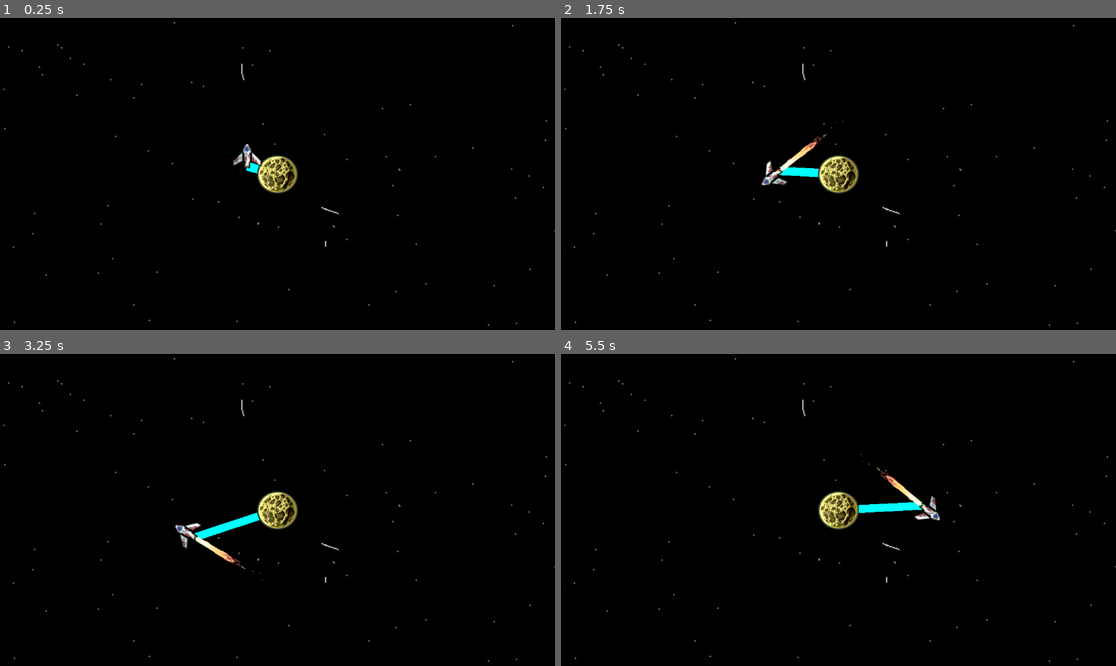
Above: before the commit, frames 1-4 (two rows, left to right).
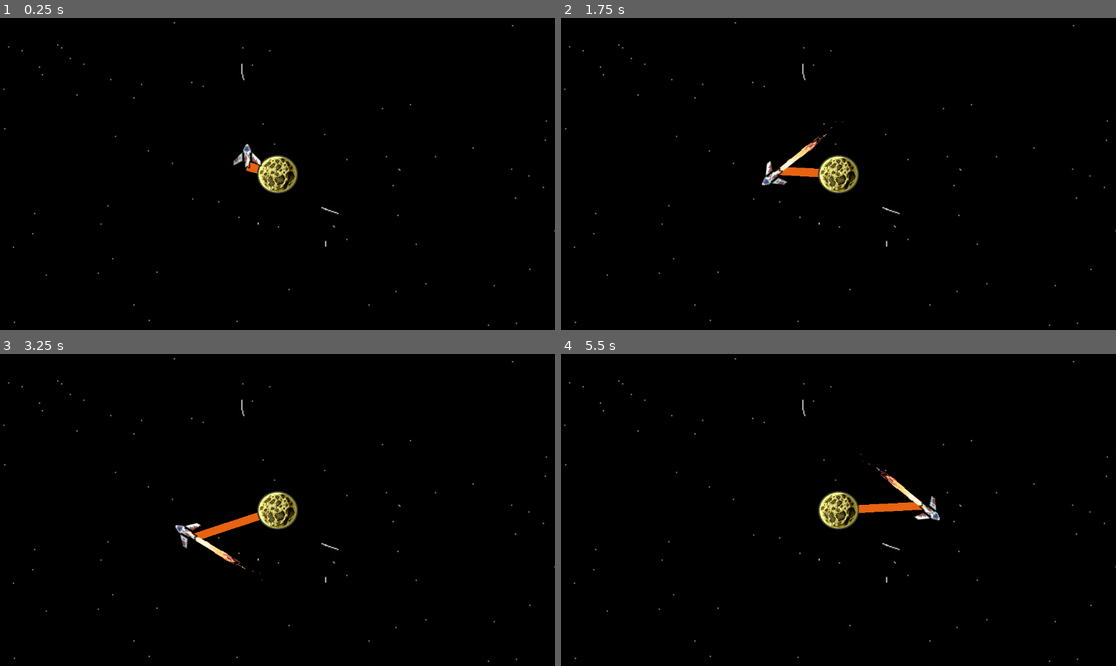
Above: after the commit, the same moments.

Repository: Fila2224/bounce-back
Game: Godot game, scene res://scenes/main_scene.tscn
Two runs of this game, one before a commit and one after it. Both use one fixed random seed, a clock stepped at 60 frames per second and the inputs below.
Inputs:
- Up to frame 1 (0.25 s): no input
- Up to frame 2 (1.75 s): hold D (right) 0.53-1.28 s; tap Space (blip) at 0.6, 1.35 s; hold S (down) from 1.28 s (still down)
- Up to frame 3 (3.25 s): release S (down) at 2.03 s; hold D (right) 2.03-2.78 s; tap Space (blip) at 2.1, 2.85 s; hold Up (up) from 2.78 s (still down)
- Up to frame 4 (5.5 s): release Up (up) at 3.53 s; hold Left (left) 3.53-5.03 s; tap Space (blip) at 3.6, 4.35, 5.1 s; hold S (down) from 5.03 s (still down)

The runs differ from the first frame. In frame 1, less than 0.1% of the frame differs, in the area x 44-47%, y 46-50%; in frame 2, 0.2%; in frame 3, 0.3%, in the area x 34-47%, y 50-61%; in frame 4, 0.3%.

Commit message:
color

Diff:
--- a/scenes/main_scene.tscn
+++ b/scenes/main_scene.tscn
@@ -26,5 +26,5 @@
 
 [node name="Line2D" type="Line2D" parent="." unique_id=665155692 groups=["line"]]
 z_index = -5
-default_color = Color(0, 1, 1, 1)
+default_color = Color(1, 0.43137255, 0.078431375, 0.9019608)
 script = ExtResource("4_pu3yx")
--- a/scenes/rocket.tscn
+++ b/scenes/rocket.tscn
@@ -169,18 +169,11 @@
 atlas = ExtResource("3_fj03e")
 region = Rect2(0, 0, 48, 48)
 
-[sub_resource type="AtlasTexture" id="AtlasTexture_agf72"]
-atlas = ExtResource("3_fj03e")
-region = Rect2(0, 0, 48, 48)
-
 [sub_resource type="SpriteFrames" id="SpriteFrames_073cp"]
 animations = [{
 "frames": [{
 "duration": 1.0,
 "texture": SubResource("AtlasTexture_dkv7l")
-}, {
-"duration": 1.0,
-"texture": SubResource("AtlasTexture_agf72")
 }],
 "loop": 1,
 "name": &"default",
@@ -203,7 +196,6 @@
 
 [node name="AnimatedSprite2D" type="AnimatedSprite2D" parent="." unique_id=710762449]
 sprite_frames = SubResource("SpriteFrames_073cp")
-autoplay = "default"
 
 [node name="connector" type="Node2D" parent="." unique_id=1620100182]
 position = Vector2(0, 11)
--- a/scenes/rope.tscn
+++ /dev/null
@@ -1,22 +0,0 @@
-[gd_scene load_steps=2 format=3 uid="uid://drgwwykb7qvcs"]
-
-[sub_resource type="GDScript" id="GDScript_wmsjs"]
-script/source = "extends Line2D
-
-@export var rocket: CharacterBody2D
-
-# Called when the node enters the scene tree for the first time.
-func _ready() -> void:
-	pass # Replace with function body.
-
-
-# Called every frame. 'delta' is the elapsed time since the previous frame.
-func _process(delta: float) -> void:
-	pass
-"
-
-[node name="Line2D" type="Line2D"]
-points = PackedVector2Array(-1, -2, 619, 0)
-width = 5.0
-default_color = Color(0, 1, 1, 1)
-script = SubResource("GDScript_wmsjs")
